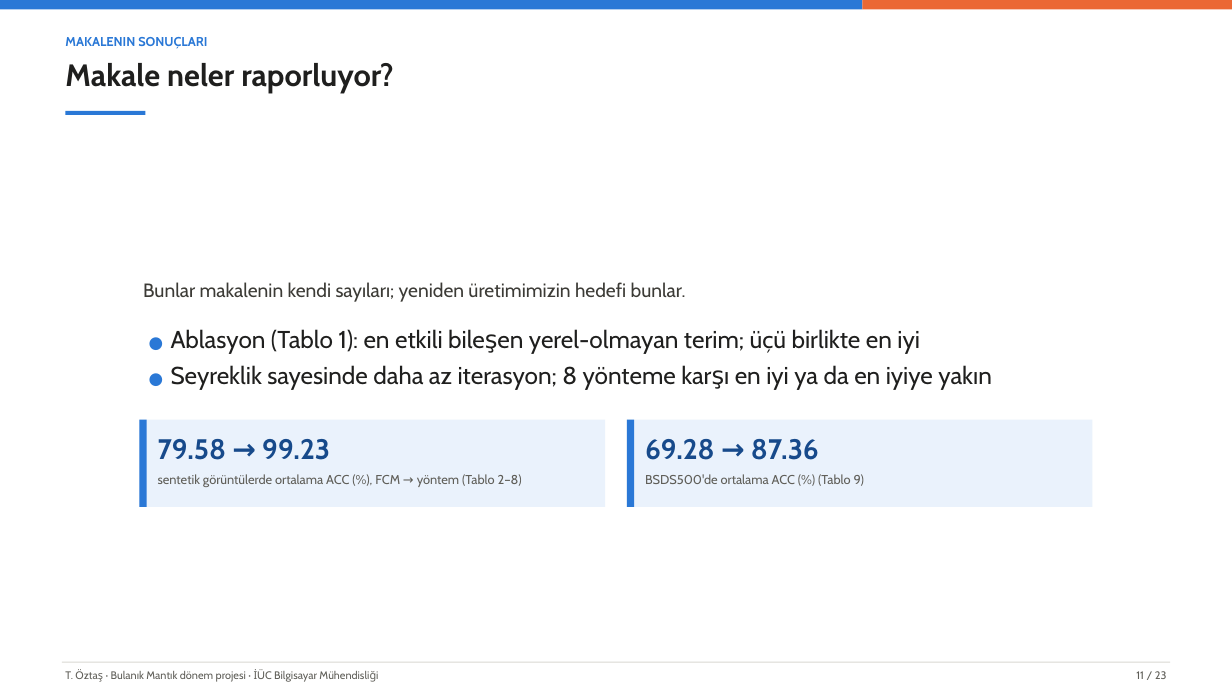
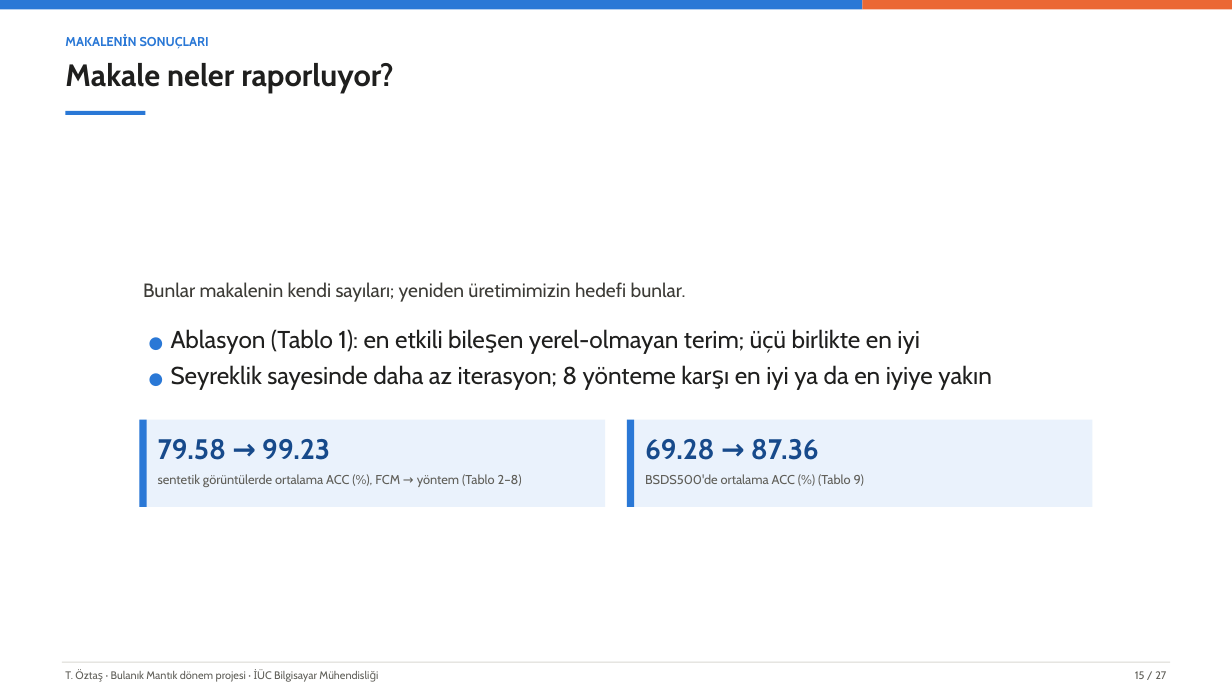
Before and after one commit to tarikoztas/fuzzy-logic-project, a slide deck: slide 15 of presentation/presentation_tr.pptx (slide 11 before the commit). Drawn at 1232x693 pixels with LibreOffice and Linux fonts; fonts in the diff are those of the drawing. Boxes give left, top, right and bottom in pixels: in the first picture for what was removed or moved away, otherwise in the second. Text is boxed around its words. In the diff, an @@ line names an element or a change of style, - is before the commit and + after.

```diff
--- a/presentation/presentation_tr.pptx
+++ b/presentation/presentation_tr.pptx
@@ text at [128, 37, 209, 49]: text changed @@
-MAKALENIN SONUÇLARI
+MAKALENİN SONUÇLARI
@@ text at [1135, 671, 1166, 679]: text changed @@
-11 / 23
+15 / 27
```
Also in this commit, not shown: 22 other slides changed, 4 slides added, 16 other files.
